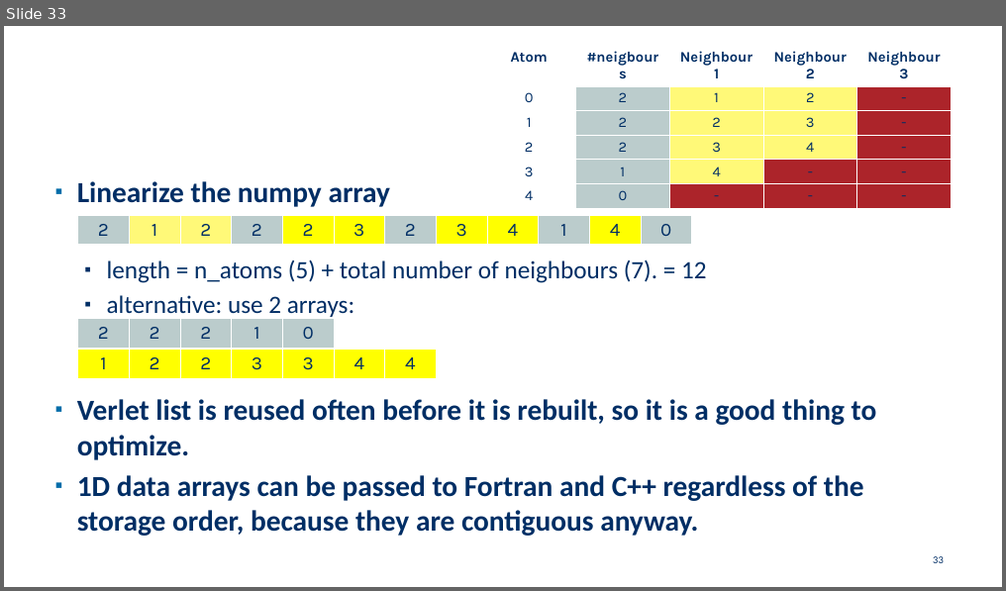
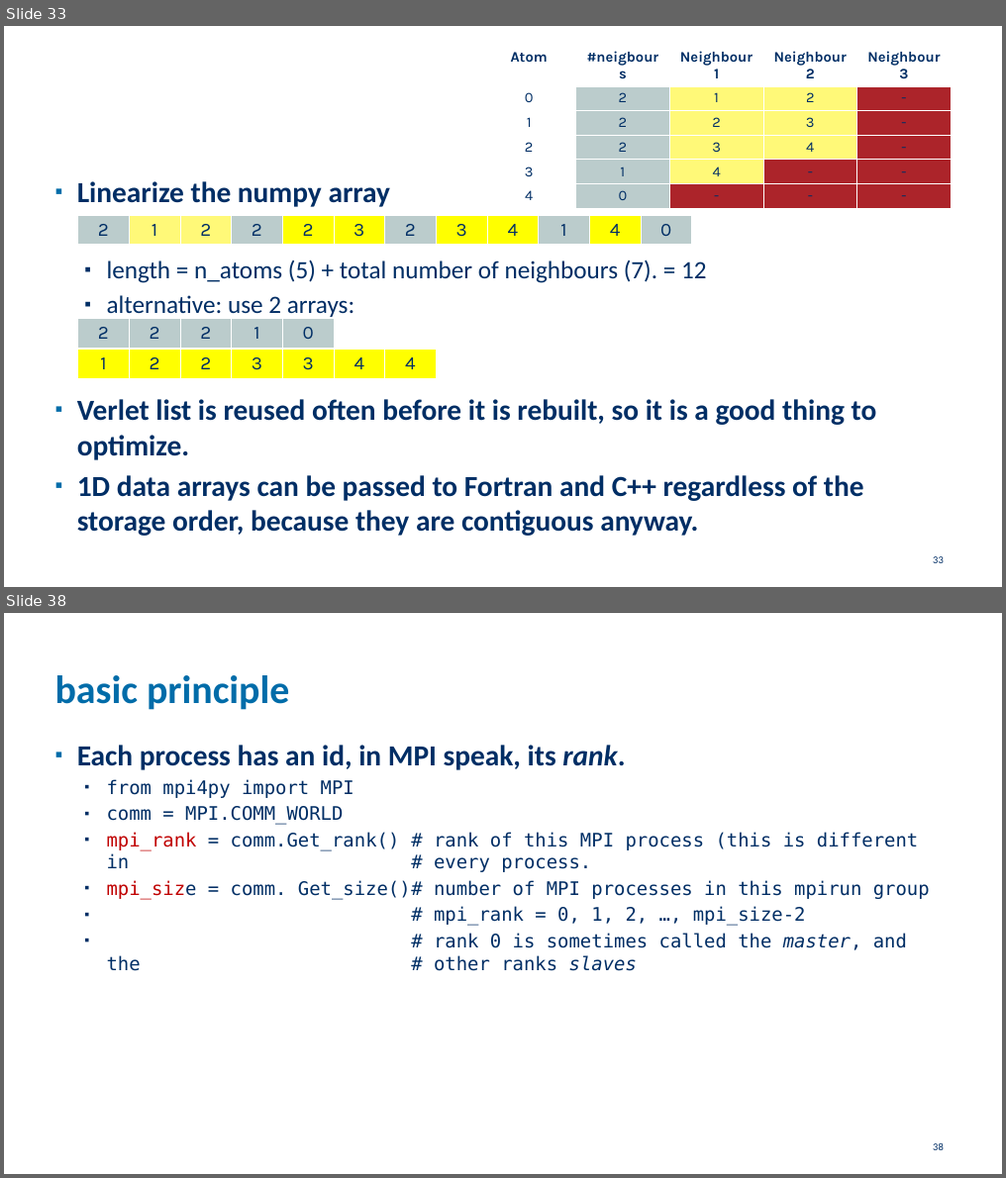
Before and after one commit to etijskens/pp, a slide deck: assignment-2021/assignment-2021.pptx. Shown one above the other, each under a label of ours: slide 33 before the commit, slides 33 and 38 after it; the slides between them are not shown. The pictures are 1006x591 and 1006x1178 pixels, drawn with LibreOffice and Linux fonts; fonts in the diff are those of the drawing; background and template pictures are left out. Boxes give left, top, right and bottom in pixels: in the first picture for what was removed or moved away, otherwise in the second. Text is boxed around its words. In the diff, an @@ line names an element or a change of style, - is before the commit and + after.

```diff
--- a/assignment-2021/assignment-2021.pptx
+++ b/assignment-2021/assignment-2021.pptx
@@ slide 38 added at [4, 613, 1002, 1174], background #FFFFFF @@
@@ title added at [55, 675, 289, 710], 38 pt, text #006CA9, bold @@
+basic principle
@@ text added at [77, 745, 930, 971], 18 pt, text #002E65 @@
+▪ Each process has an id, in MPI speak, its rank.
+  ▪ from mpi4py import MPI
+  ▪ comm = MPI.COMM_WORLD
+  ▪ mpi_rank = comm.Get_rank() # rank of this MPI process (this is different in # every process.
+  ▪ mpi_size = comm. Get_size() # number of MPI processes in this mpirun group
+  ▪ # mpi_rank = 0, 1, 2, …, mpi_size-2
+  ▪ # rank 0 is sometimes called the master, and the # other ranks slaves
@@ page number added at [933, 1144, 944, 1151], 10 pt, text #002E65 @@
+38
```
Also in this commit, not shown: 1 slide changed, 7 other slides added, 1 other file.
